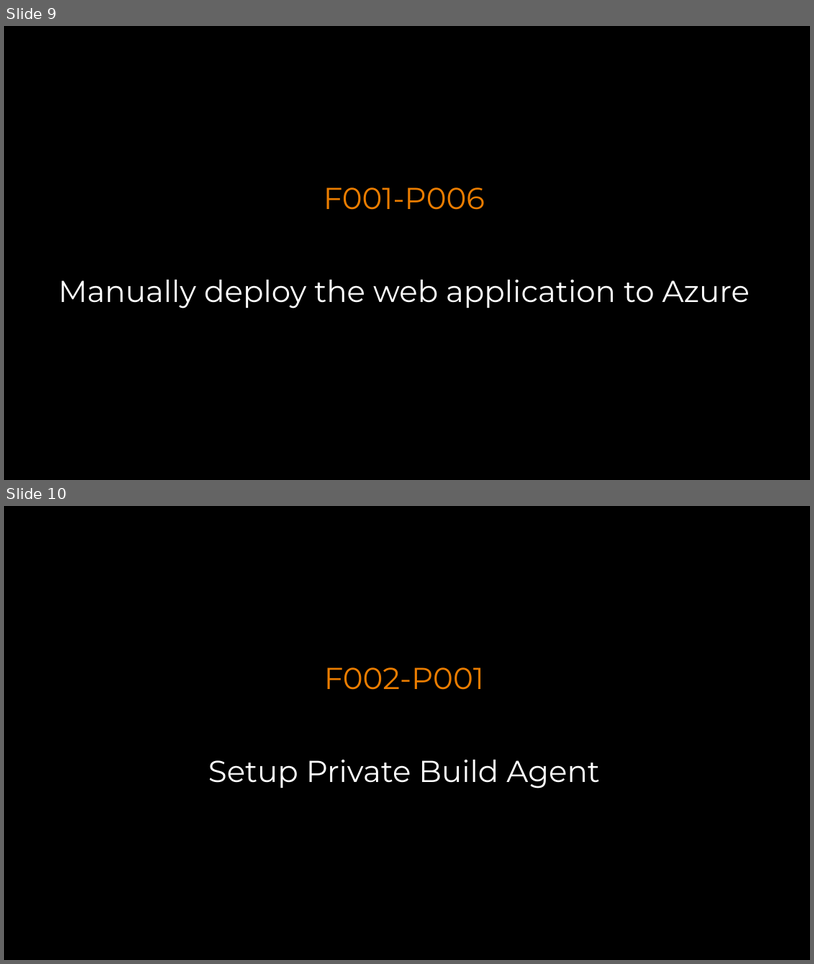
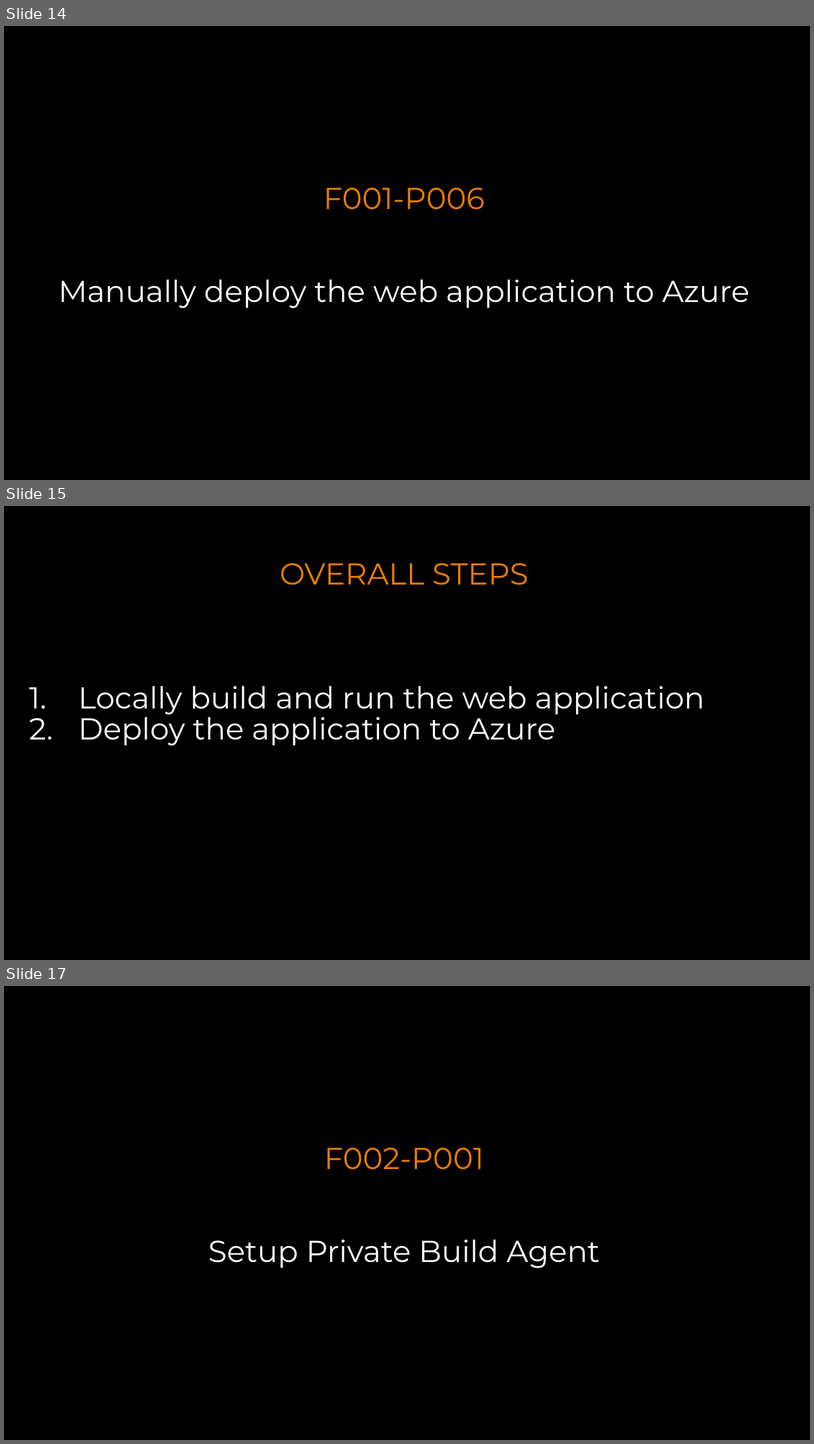
Before and after one commit to gourav8jain/Test-GDBC-2018, a slide deck: Challenges.pptx. Shown one above the other, each under a label of ours: slides 9 and 10 before the commit, slides 14, 15 and 17 after it; the slides between them are not shown. The pictures are 814x964 and 814x1444 pixels, drawn with LibreOffice and Linux fonts; fonts in the diff are those of the drawing; background and template pictures are left out. Boxes give left, top, right and bottom in pixels: in the first picture for what was removed or moved away, otherwise in the second. Text is boxed around its words. In the diff, an @@ line names an element or a change of style, - is before the commit and + after.

```diff
--- a/Challenges.pptx
+++ b/Challenges.pptx
@@ slide 15 added at [4, 506, 810, 960], background picture (left out) @@
@@ text added at [280, 563, 529, 585], 36 pt, text #EB7D00 @@
+OVERALL STEPS
@@ text added at [78, 686, 705, 746], 36 pt, text #FFFFFF @@
+1. Locally build and run the web application
+2. Deploy the application to Azure
@@ what was slide 9 is now slide 14 @@
@@ what was slide 10 is now slide 17 @@
```
Also in this commit, not shown: 6 slides changed, 16 other slides added, 1 slide removed, 1 other file.
